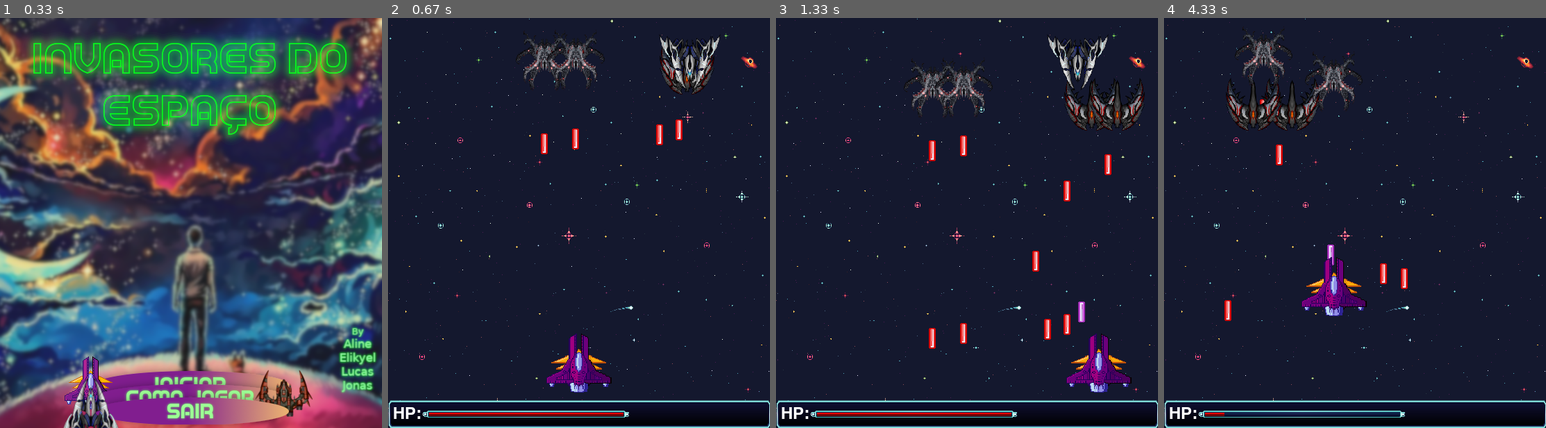
Above: before the commit, frames 1-4 (left to right).
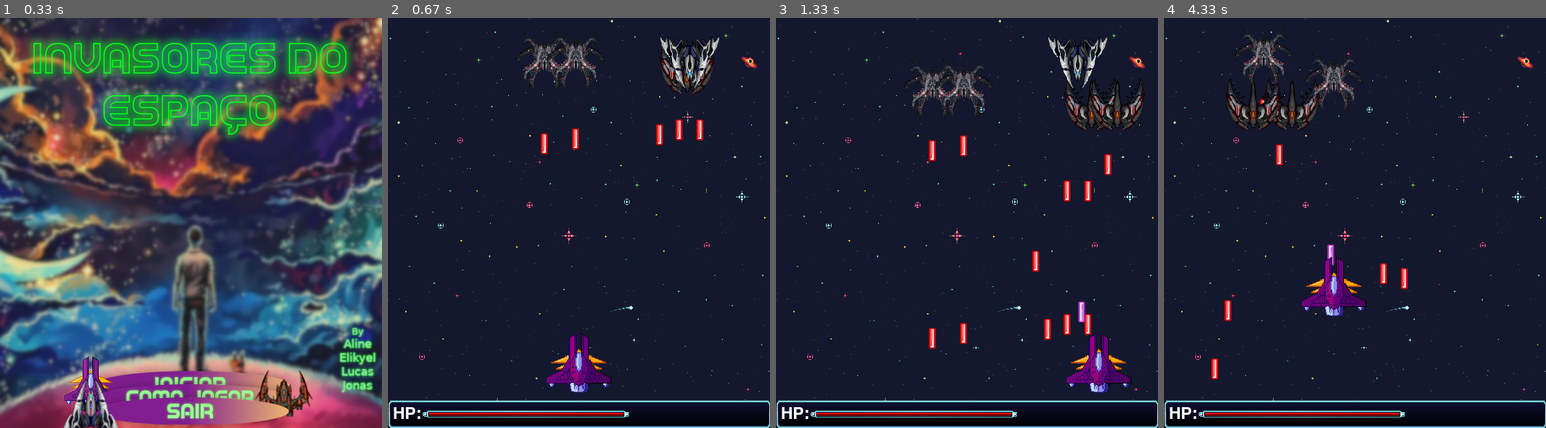
Above: after the commit, the same moments.

Repository: cjs-13/Projeto_pygame
Game: pygame game, started from main.py
The game is run twice, just before and just after one commit, with the same random seed, the same clock (stepped at 60 frames per second) and the same inputs.
Inputs (mouse positions are in pixels of both pictures, inside the frame that each line leads up to):
- Up to frame 1 (0.33 s): no input
- Up to frame 2 (0.67 s): click (575, 182) at 0.38 s
- Up to frame 3 (1.33 s): hold U 0.67-1.13 s; hold Right 0.67-1.13 s; move the mouse to (951, 239) at 0.7 s; hold Right from 1.17 s (still down); tap Space at 1.23 s
- Up to frame 4 (4.33 s): tap Space at 1.53, 1.73, 2.07, 2.37, 2.57, 2.87, 3.13, 3.47, 3.77, 3.9, 4.3 s; release Right at 1.63 s; hold Up 1.67-1.97 s; hold Right 2-2.47 s; tap U at 2.15, 3.55 s; hold Left 2.5-3.03 s; hold Down 3.07-3.37 s; hold Left 3.4-3.8 s; hold Up 3.83-4.2 s; hold Right from 4.23 s (still down)

Frame 1 is identical in both runs. In frame 2, less than 0.1% of the frame differs, in the area x 80-83%, y 24-30%; in frame 3, 0.2%; in frame 4, 0.5%, in the area x 12-62%, y 83-98%.

Commit message:
Fix de alguns bugs
Alguns bugs que foram corrigidos durante a reunião

Diff:
--- a/main.py
+++ b/main.py
@@ -58,8 +58,8 @@
 # Classes
 class Laser():
     def __init__(self, x, y, img, nave, arma):
-        self.x = x
-        self.y = y
+        self.x = x + nave.arma_x[arma]
+        self.y = y + nave.arma_y[arma]
         self.img = img
         self.mascara = pygame.mask.from_surface(self.img)
         self.nave = nave
@@ -70,13 +70,13 @@
         self.arma = arma
 
     def drawinterno(self, tela):
-        tela.blit(self.img, (int(self.x) + self.nave.arma_x[self.arma], int(self.y) + self.nave.arma_y[self.arma]))
+        tela.blit(self.img, (int(self.x) , int(self.y) ))
 
     def fora_tela(self,):
         return self.y <= 0 or self.y >= ALTURA
 
     def colisao(self, obj):
-        return testa_colisao(self, obj, self.nave)
+        return testa_colisao(self, obj)
 
     def largura(self):
         return self.img.get_width()
@@ -110,7 +110,7 @@
         self.nave_img = None
         self.laser_img = None
         self.tipo = None
-        self.lasers = list()
+        # self.lasers = list()
         self.firerate = [15, 15, 15, 15, 15]
         self.cool_down_counter = [0, 0, 0, 0, 0]
         self.layer = 2
@@ -196,12 +196,9 @@
     def ai2_inimigo(self, lasers):
         if self.y < 20:
             self.y += 2
-        if self.cool_down_counter[1] == 0 and self.cool_down_counter[1] == 0:
+        if self.cool_down_counter[0] == 0 and self.cool_down_counter[1] == 0:
             self.atirarinterno(1, lasers)
             self.atirarinterno(2, lasers)
-        if self.fora_tela(ALTURA):
-            self.hp = 0
-
 
 class Jogador(Nave):
     def __init__(self, x, y):
@@ -242,7 +239,6 @@
         self.firerate[0] = 45
         self.firerate[1] = 30
         self.firerate[2] = 30
-        self.cool_down_counter[2] = 60
         self.laserhp[0] = 1
         self.laserhp[1] = 1
         self.laserhp[2] = 1
@@ -298,18 +294,10 @@
 
 
 # obj1 == Laser, obj2 == Nave atingida, obj3 == Nave que disparou
-def testa_colisao(obj1, obj2, obj3):
-    diff_x = 0
-    diff_y = 0
-    if obj3.tipo == "Jogador" or obj3.tipo == "Inimigo":
-        diff_x = int(obj2.x - obj1.x - int(obj3.largura()/2) + (obj1.largura()/2))
-        diff_y = int(obj2.y - obj1.y)
-        if obj3.tipo == "Inimigo":
-            diff_y = int(diff_y - obj2.altura() + obj1.altura())
-    elif obj3.tipo == "Boss":
-        diff_x = int(obj2.x - obj1.x - obj2.largura() + obj1.largura())
-        diff_y = int(obj2.y - obj1.y + obj1.altura())
-    return obj1.mascara.overlap(obj2.mascara, (diff_x, diff_y)) != None
+def testa_colisao(obj1, obj2):
+    diff_x = obj2.x - obj1.x
+    diff_y = obj2.y - obj1.y
+    return obj1.mascara.overlap(obj2.mascara, (int(diff_x),int(diff_y))) != None
 
 
 def main():
@@ -326,7 +314,7 @@
         RELOGIO.tick(FPS)
         TELA.blit(BG, (0, 0))
 
-        #Spawn aleatório de inimigos
+        # Spawn aleatório de inimigos
         if len(naves) < 5:
             inimigotempo = Inimigo(random.randint(0, 450), 0, random.randint(0, 2))
             naves.append(inimigotempo)
@@ -339,8 +327,6 @@
             if event.type == pygame.KEYDOWN:
                 if event.key == pygame.K_ESCAPE:
                     jogando = False
-                    pygame.quit()
-                    exit()
                 if event.key == pygame.K_u:
                     inimigotempo = Inimigo(random.randint(100, 450), 0, random.randint(0, 2))
                     naves.append(inimigotempo)
